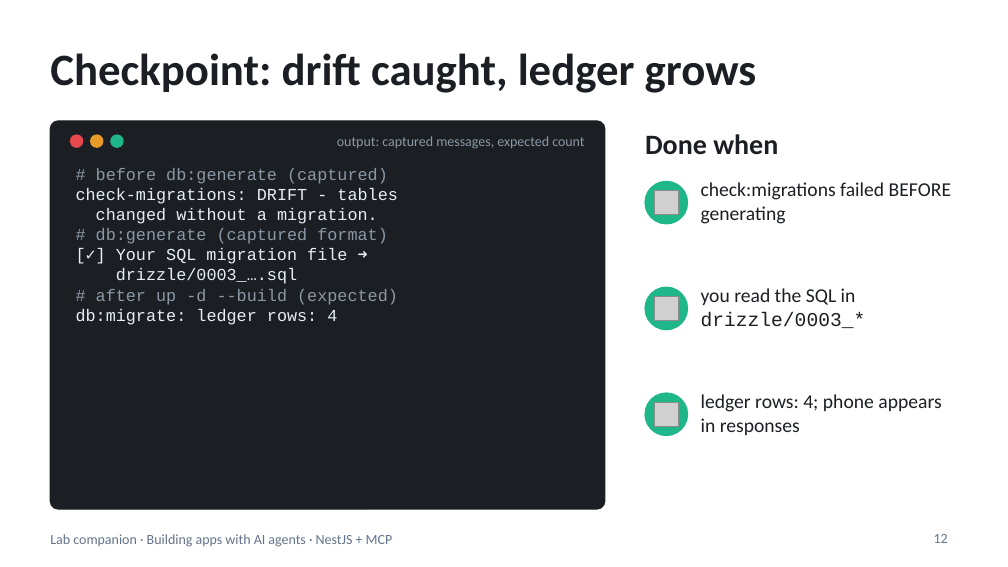
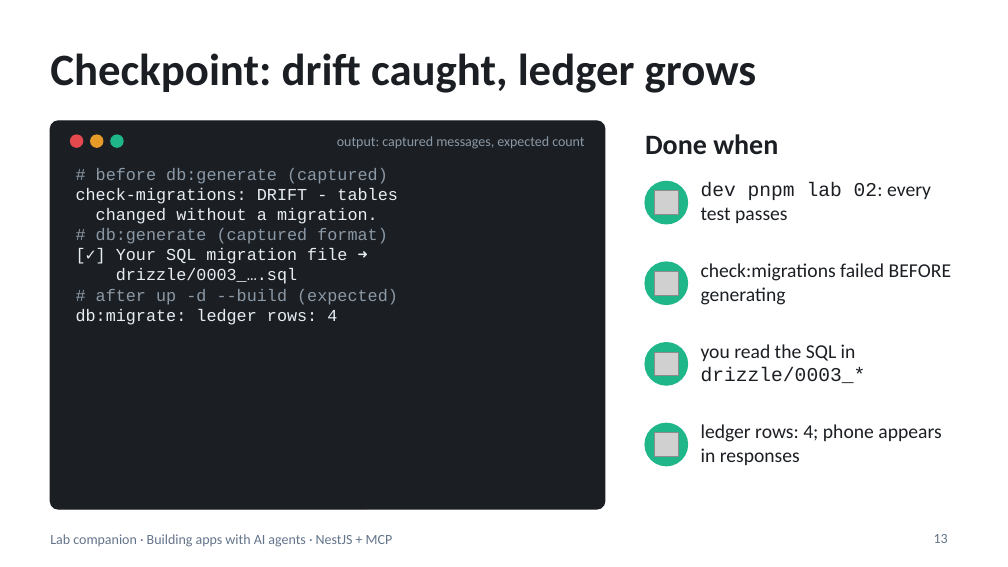
Before and after one commit to blazaga/ai-training-modules, a slide deck: slide 13 of docs/ai-agent-training/slides/lab-companion-lite.pptx (slide 12 before the commit). Drawn at 1008x567 pixels with LibreOffice and Linux fonts; fonts in the diff are those of the drawing; grey boxes stand for pictures. Boxes give left, top, right and bottom in pixels: in the first picture for what was removed or moved away, otherwise in the second. Text is boxed around its words. In the diff, an @@ line names an element or a change of style, - is before the commit and + after.

```diff
--- a/docs/ai-agent-training/slides/lab-companion-lite.pptx
+++ b/docs/ai-agent-training/slides/lab-companion-lite.pptx
@@ text added at (701, 183, 931, 223), 14 pt, text #1B1F24 @@
+dev pnpm lab 02: every test passes
@@ ellipse: place and size @@
-ellipse at (645, 287, 687, 330)
+ellipse at (645, 262, 687, 304)
@@ text "check:migrations failed BEFORE generating": place and size @@
-text "check:migrations failed BEFORE generating" at (701, 182, 951, 224)
+text "check:migrations failed BEFORE generating" at (701, 263, 951, 305)
@@ picture: place and size @@
-picture at (654, 296, 678, 321)
+picture at (654, 271, 678, 295)
@@ ellipse: place and size @@
-ellipse at (645, 393, 687, 435)
+ellipse at (645, 343, 687, 385)
@@ picture: place and size @@
-picture at (654, 402, 678, 426)
+picture at (654, 352, 678, 376)
@@ text "you read the SQL in ...": place and size @@
-text "you read the SQL in ..." at (701, 288, 866, 328)
+text "you read the SQL in ..." at (701, 344, 866, 383)
@@ text "ledger rows: 4; phone appears ...": place and size @@
-text "ledger rows: 4; phone appears ..." at (701, 394, 941, 435)
+text "ledger rows: 4; phone appears ..." at (701, 424, 941, 465)
@@ ellipse added at (645, 423, 687, 466), fill #1FB68A, outline #1FB68A 1 pt @@
@@ picture added at (654, 432, 678, 457) @@
```
Also in this commit, not shown: 12 other slides changed, 1 slide added, 36 other files.
